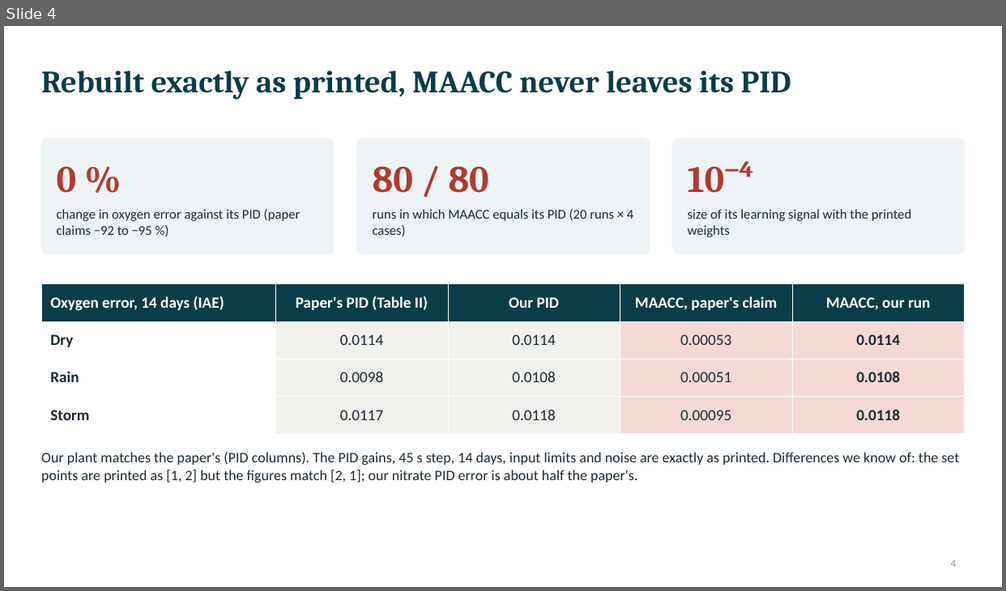
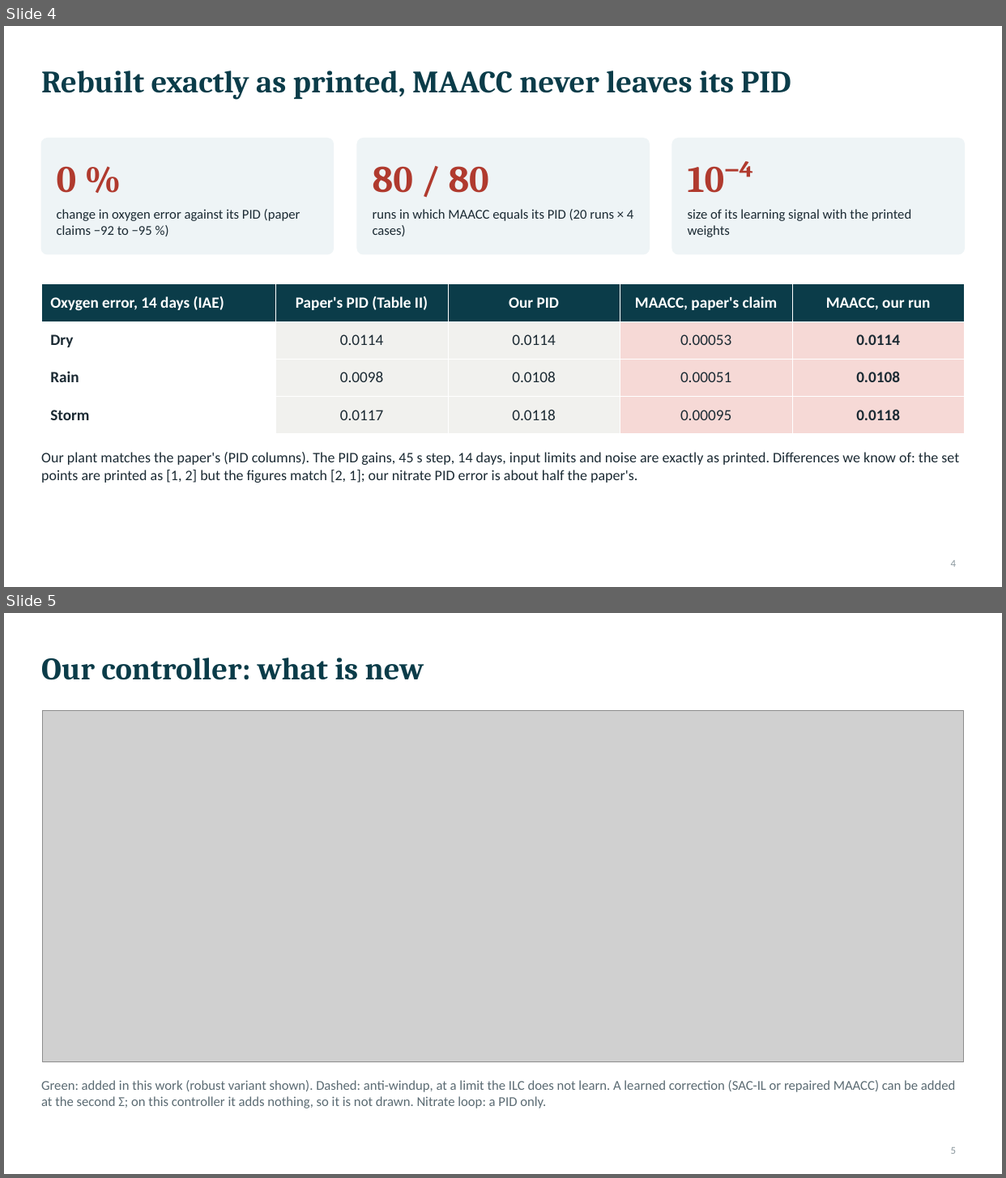
Before and after one commit to Amritha902/water_resource, a slide deck: docs/Paper1_Architecture_Deck.pptx. Shown one above the other, each under a label of ours: slide 4 before the commit, slides 4 and 5 after it. The pictures are 1006x591 and 1006x1178 pixels, drawn with LibreOffice and Linux fonts; fonts in the diff are those of the drawing; grey boxes stand for pictures. Boxes give left, top, right and bottom in pixels: in the first picture for what was removed or moved away, otherwise in the second. Text is boxed around its words. In the diff, an @@ line names an element or a change of style, - is before the commit and + after.

Commit message:
Paper 1: deck with the new diagrams and figures; paper adds ILC algorithm, training settings, pre-declared answers, recommendations

```diff
--- a/docs/Paper1_Architecture_Deck.pptx
+++ b/docs/Paper1_Architecture_Deck.pptx
@@ slide 5 added at [4,613,1002,1174], background #FFFFFF @@
@@ title added at [41,658,424,680], 30 pt, text #0B3C49, bold @@
+Our controller: what is new
@@ picture added at [42,710,964,1063] @@
@@ text added at [41,1080,956,1109], 13 pt, text #5B6B73 @@
+Green: added in this work (robust variant shown). Dashed: anti-windup, at a limit the ILC does not learn. A learned correction (SAC-IL or repaired MAACC) can be added at the second Σ; on this controller it adds nothing, so it is not drawn. Nitrate loop: a PID only.
@@ page number added at [951,1148,956,1154], 10 pt, text #8A979D @@
+5
```
Also in this commit, not shown: 5 slides changed, 3 other slides added, 2 slides removed, 5 other files.
